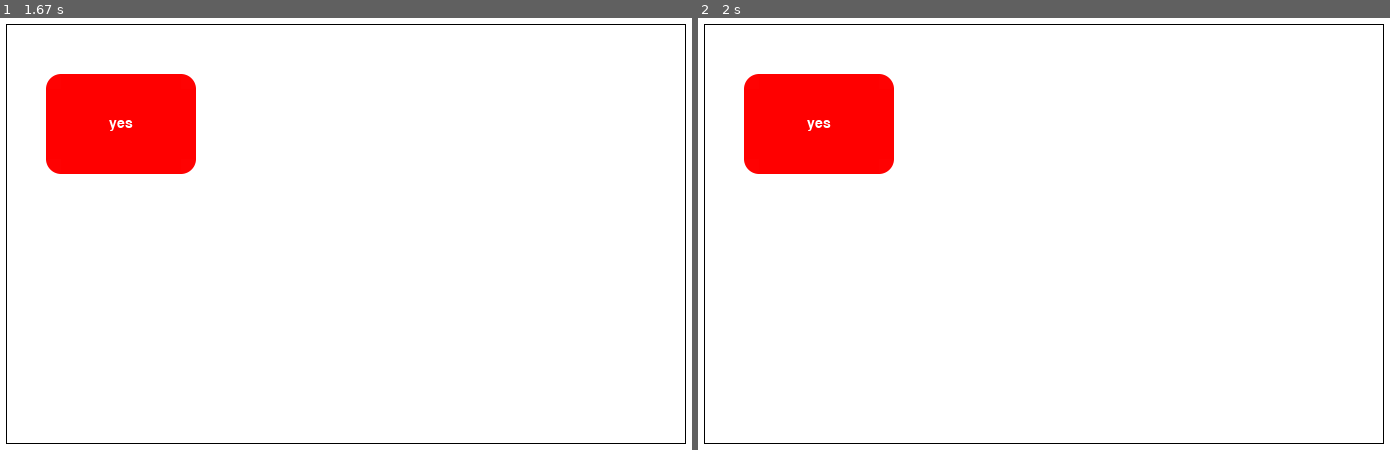
Above: before the commit, frames 1-2 (left to right).
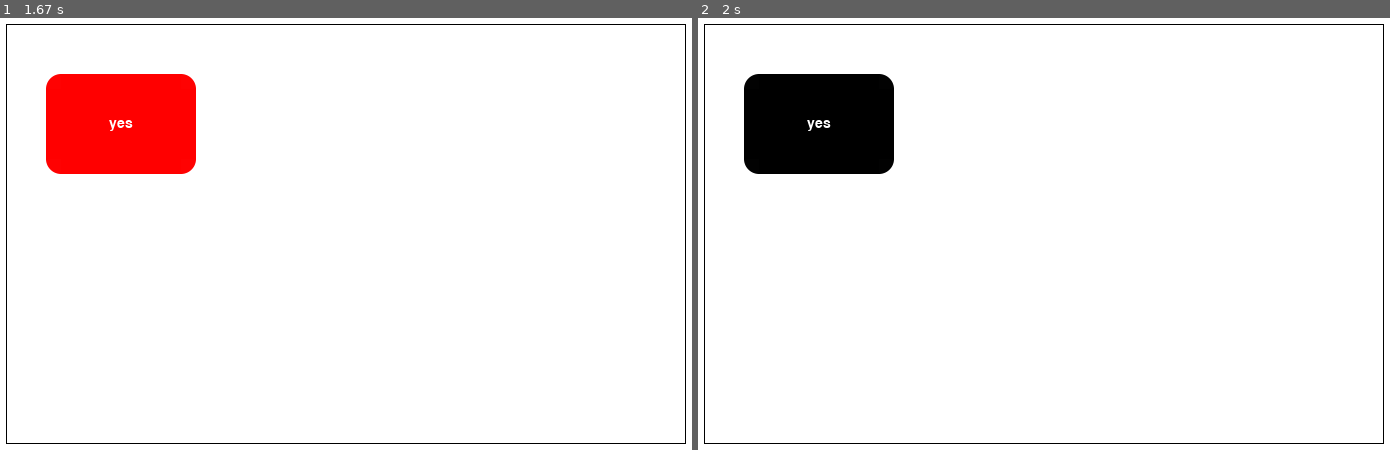
Above: after the commit, the same moments.

Repository: nakamarusun/CompMathIVPSem2
Game: pygame game, started from src/Main.py
Same seed, same stepped clock (60 frames per second), same inputs: the game is played once before the commit and once after it.
Inputs (mouse positions are in pixels of both pictures, inside the frame that each line leads up to):
- Up to frame 1 (1.67 s): press the mouse at (117, 126) at 0.37 s; move the mouse to (110, 151) at 0.47 s; release the mouse at (96, 182) at 0.6 s
- Up to frame 2 (2 s): click (857, 156) at 1.72 s

Frame 1 is identical in both runs. In frame 2, 4.9% of the frame differs, in the area x 6-29%, y 12-37%.

Commit message:
Completed button hover actions

Diff:
--- a/src/Pygame/Button.py
+++ b/src/Pygame/Button.py
@@ -47,20 +47,31 @@
 
     text = ""
     size = []
-    color = []
+    initColor = (255, 255, 255)
+    color = (255, 255, 255)
     coords = []
     font = None
     surfaceToDraw = None
 
+    hoverAnim = False
+    hoverColor = (0, 0, 0)
+
     surface = None
 
-    def __init__(self, surface, coords, text, font, size, color):
+    _updated = False
+
+    hovered = False
+
+    def __init__(self, surface, coords, text, font, size, color, hoverAnim=False, hoverColor=(0, 0, 0)):
         self.text = text
         self.size = size
-        self.color = color
+        self.initColor = color
         self.coords = coords
         self.font = font
         self.surfaceToDraw = surface
+        self.hoverColor = hoverColor
+
+        self.color = color
 
         self.redrawButton()
 
@@ -71,4 +82,33 @@
         self.surface.blit(textSurf, ((self.size[0] / 2) - (textSurf.get_rect().width / 2), (self.size[1] / 2) - (textSurf.get_rect().height / 2))) # Draws text in the middle
 
     def update(self):
+
+        self._updated = False
+
+        # Checks if mouse hovers over the button
+        mousePos = GVar.mousePos
+        if ((mousePos[0] > self.coords[0] and mousePos[0] < (self.coords[0] + self.size[0])) and (mousePos[1] > self.coords[1] and mousePos[1] < (self.coords[1] + self.size[1]))):
+            if (not self.hovered):
+                self._updated = True
+            self.hovered = True
+
+            if (GVar.mouseStateSingle[0] == 1):
+                # Do action when clicked
+                pass
+        else:
+            if (self.hovered):
+                self._updated = True
+            self.hovered = False
+
+        # Do on hover actions
+        if (self._updated and self.hovered):
+            self.color = self.hoverColor
+            self.redrawButton()
+
+        elif (self._updated and (not self.hovered)):
+            self.color = self.initColor
+            self.redrawButton()
+
+        print(self._updated)
+
         self.surfaceToDraw.blit(self.surface, self.coords) # Draw to screen
--- a/src/Pygame/GlobalVariables.py
+++ b/src/Pygame/GlobalVariables.py
@@ -31,4 +31,3 @@
             mouseStateSingle[i] = 0
 
     mouseState = tempMouseState
-    print(mouseStateSingle)
--- a/src/Pygame/MathRoom.py
+++ b/src/Pygame/MathRoom.py
@@ -37,7 +37,7 @@
         self.buttonList = [] # Initiates buttonList
 
         # Adds all of the button
-        self.buttonList.append(Button(GVar.mainScreenBuffer, [100, 100], "yes", GVar.defFont, [150, 100], (255, 0, 0)))
+        self.buttonList.append(Button(GVar.mainScreenBuffer, [100, 100], "yes", GVar.defFont, [150, 100], (255, 0, 0), True))
 
     def update(self):
         # Draws buttons and detects any button press
